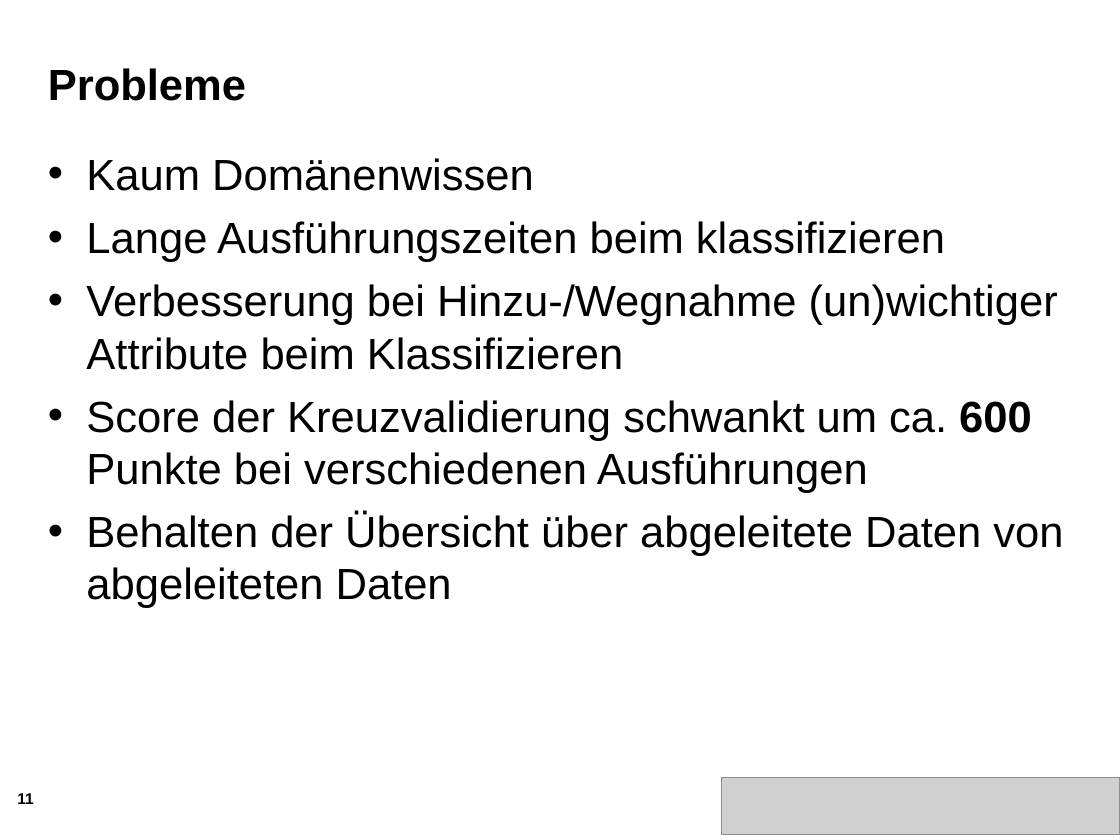
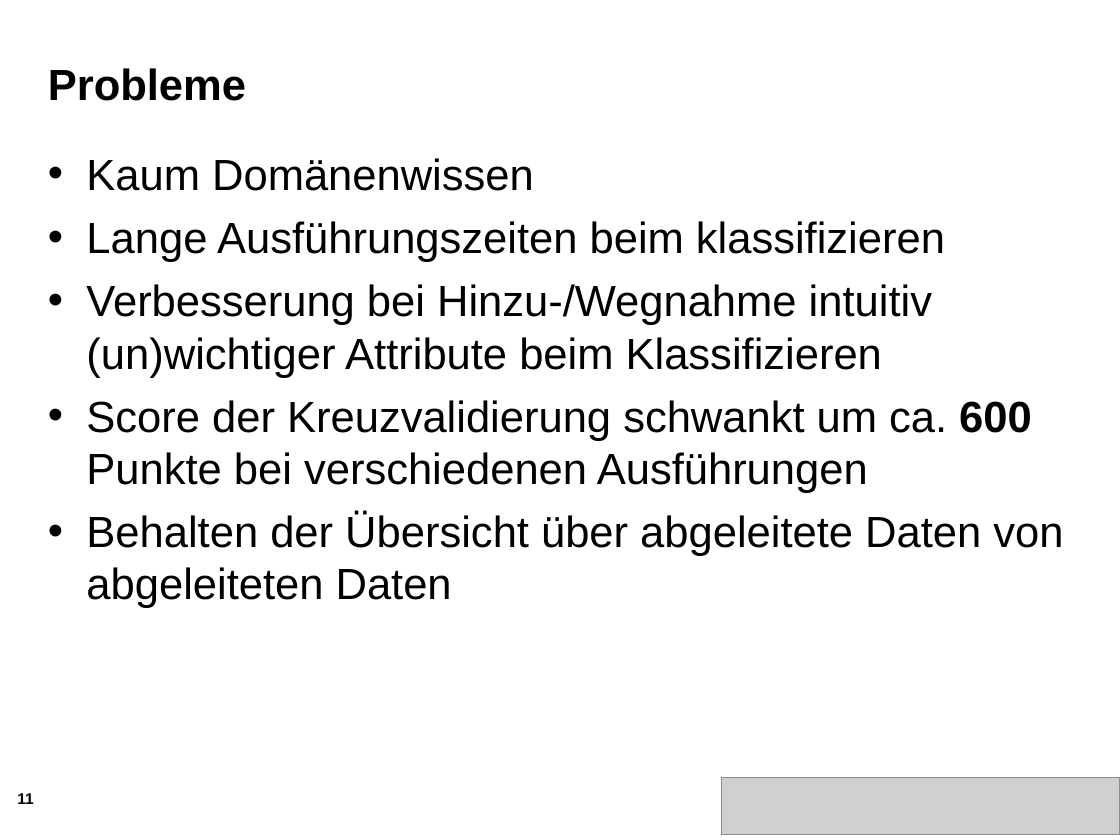
Before and after one commit to majdi14789/dwm10, a slide deck: slide 11 of Zwischenpräsentation/Zwischenstand1.ppt. Drawn at 1120x840 pixels with LibreOffice and Linux fonts; fonts in the diff are those of the drawing; grey boxes stand for pictures; background and template pictures are left out. Boxes give left, top, right and bottom in pixels: in the first picture for what was removed or moved away, otherwise in the second. Text is boxed around its words. In the diff, an @@ line names an element or a change of style, - is before the commit and + after.

```diff
--- a/Zwischenpräsentation/Zwischenstand1.ppt
+++ b/Zwischenpräsentation/Zwischenstand1.ppt
@@ text at bbox=[86, 284, 932, 378]: text changed @@
-• Verbesserung bei Hinzu-/Wegnahme (un)wichtiger Attribute beim Klassifizieren
+• Verbesserung bei Hinzu-/Wegnahme intuitiv (un)wichtiger Attribute beim Klassifizieren
```
Also in this commit, not shown: 7 other slides changed.
